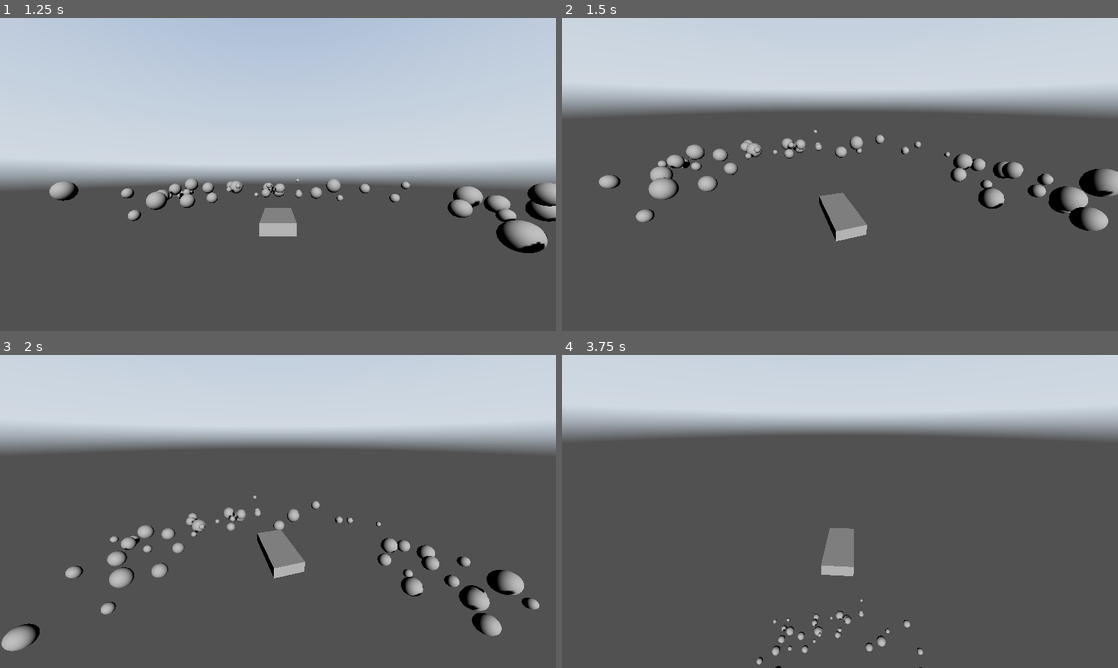
Above: before the commit, frames 1-4 (two rows, left to right).
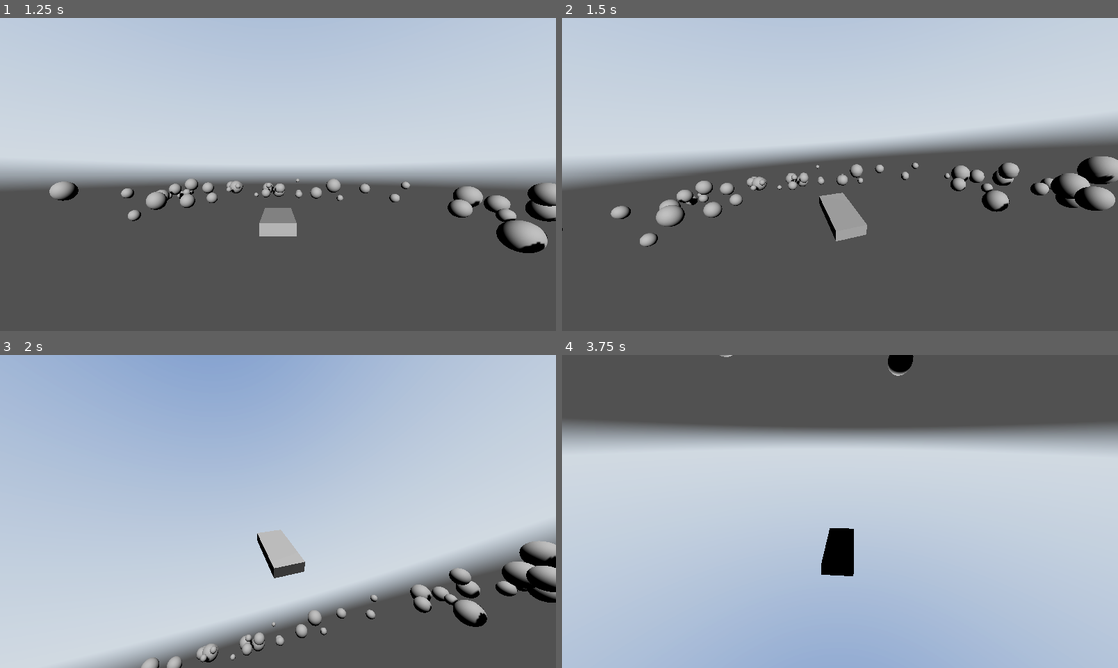
Above: after the commit, the same moments.

Repository: NoFunAllWorkGames/PSX-Strike
Game: Godot game, scene res://scenes/Main_Menu.tscn
The game is run twice, just before and just after one commit, with the same random seed, the same clock (stepped at 60 frames per second) and the same inputs. A sky picture missing from this copy of the repository is replaced by a grey-blue gradient.
Inputs (mouse positions are in pixels of both pictures, inside the frame that each line leads up to):
- Up to frame 1 (1.25 s): click "Start" at 0.5 s
- Up to frame 2 (1.5 s): tap Enter at 1.25 s; move the mouse to (867, 174) at 1.27 s; hold R (ship_pitch_up, bound only after the commit) from 1.28 s (still down); hold Space (ship_ascend) from 1.28 s (still down)
- Up to frame 3 (2 s): keep holding R (ship_pitch_up, bound only after the commit); keep holding Space (ship_ascend)
- Up to frame 4 (3.75 s): keep holding R (ship_pitch_up, bound only after the commit); move the mouse to (812, 511) at 2.02 s; release Space (ship_ascend) at 2.03 s; tap Space (ship_ascend) at 2.1, 3.6 s; move the mouse to (851, 505) at 2.77 s; hold Space (ship_ascend) 2.78-3.53 s; move the mouse to (834, 517) at 3.52 s

Frame 1 is identical in both runs. In frame 2, 26% of the frame differs, in the area x 0-100%, y 23-74%; in frame 3, 82%; in frame 4, 99%, in the area x 0-100%, y 0-100%.

Commit message:
Add pitching (up-down) and yawing (left-right)

Diff:
--- a/project.godot
+++ b/project.godot
@@ -46,22 +46,22 @@
 }
 ship_pitch_up={
 "deadzone": 0.5,
-"events": [Object(InputEventKey,"resource_local_to_scene":fa …(119 unchanged characters)… ressed":false,"pressed":false,"keycode":4194320,"physical_keycode":0,"key_label":0,"unicode":0,"location":0,"echo":false,"script":null)
+"events": [Object(InputEventKey,"resource_local_to_scene":fa …(119 unchanged characters)… ressed":false,"pressed":false,"keycode":82,"physical_keycode":0,"key_label":0,"unicode":114,"location":0,"echo":false,"script":null)
 ]
 }
 ship_pitch_down={
 "deadzone": 0.5,
-"events": [Object(InputEventKey,"resource_local_to_scene":fa …(119 unchanged characters)… ressed":false,"pressed":false,"keycode":4194322,"physical_keycode":0,"key_label":0,"unicode":0,"location":0,"echo":false,"script":null)
+"events": [Object(InputEventKey,"resource_local_to_scene":fa …(119 unchanged characters)… ressed":false,"pressed":false,"keycode":70,"physical_keycode":0,"key_label":0,"unicode":102,"location":0,"echo":false,"script":null)
 ]
 }
 ship_yaw_left={
 "deadzone": 0.5,
-"events": [Object(InputEventKey,"resource_local_to_scene":fa …(119 unchanged characters)… ressed":false,"pressed":false,"keycode":65,"physical_keycode":0,"key_label":0,"unicode":97,"location":0,"echo":false,"script":null)
+"events": [Object(InputEventKey,"resource_local_to_scene":fa …(119 unchanged characters)… ressed":false,"pressed":false,"keycode":81,"physical_keycode":0,"key_label":0,"unicode":113,"location":0,"echo":false,"script":null)
 ]
 }
 ship_yaw_right={
 "deadzone": 0.5,
-"events": [Object(InputEventKey,"resource_local_to_scene":fa …(120 unchanged characters)… essed":false,"pressed":false,"keycode":68,"physical_keycode":0,"key_label":0,"unicode":100,"location":0,"echo":false,"script":null)
+"events": [Object(InputEventKey,"resource_local_to_scene":fa …(120 unchanged characters)… essed":false,"pressed":false,"keycode":69,"physical_keycode":0,"key_label":0,"unicode":101,"location":0,"echo":false,"script":null)
 ]
 }
 ship_strafe_left={
--- a/src/ships/player_ship_archon.gd
+++ b/src/ships/player_ship_archon.gd
@@ -3,6 +3,8 @@
 @export var acceleration: float = 18.0
 @export var deceleration: float = 12.0
 @export var max_speed: float = 40.0
+@export var turn_speed_degrees: float = 90.0
+@export var pitch_speed_degrees: float = 75.0
 @export var look_sensitivity: float = 0.003
 @export var min_pitch_degrees: float = -45.0
 @export var max_pitch_degrees: float = 45.0
@@ -19,6 +21,8 @@
 	_camera_yaw = camera_pivot.rotation.y
 
 func _physics_process(delta: float) -> void:
+	_apply_turning(delta)
+	_apply_pitching(delta)
 	_apply_movement(delta)
 	move_and_slide()
 
@@ -63,6 +67,20 @@
 
 ## Space movement magic
 ## Throwaway code for grayboxing
+func _apply_turning(delta: float) -> void:
+	var turn_input := Input.get_action_strength("ship_yaw_left") - Input.get_action_strength("ship_yaw_right")
+	if is_zero_approx(turn_input):
+		return
+
+	rotate_y(turn_input * deg_to_rad(turn_speed_degrees) * delta)
+
+func _apply_pitching(delta: float) -> void:
+	var pitch_input := Input.get_action_strength("ship_pitch_up") - Input.get_action_strength("ship_pitch_down")
+	if is_zero_approx(pitch_input):
+		return
+
+	rotate_object_local(Vector3.RIGHT, pitch_input * deg_to_rad(pitch_speed_degrees) * delta)
+
 func _apply_movement(delta: float) -> void:
 	# The player tries to push forward but have to counteract the still remaining backwards velocity
 	var forward_input := Input.get_action_strength("ship_forward") - Input.get_action_strength("ship_back")
